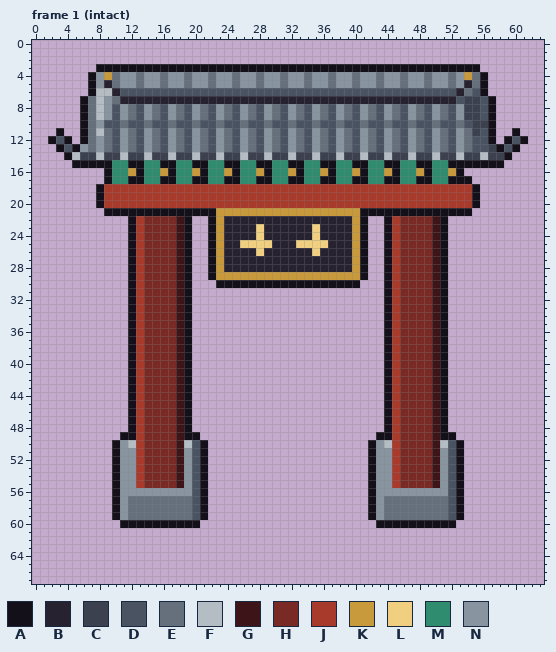
Pixel-art file, stored at art/structures/seat_gate.aseprite. Above, as it was before the edit.
64x68 pixels, 4 frames. Colours within 5 levels of each other are drawn and written as one. Shown: frame 1 (intact). The commit also changed other frames, which this record leaves out.
Palette (. is transparent): A #14101a  B #26222f  C #3c414f  D #4a5361  E #66707d  F #b4bcc4  G #3d1418  H #7a2a24  J #a83a2c  K #c99a3c  L #f0d080  M #2f8c6e  N #8994a1
Now the later version:
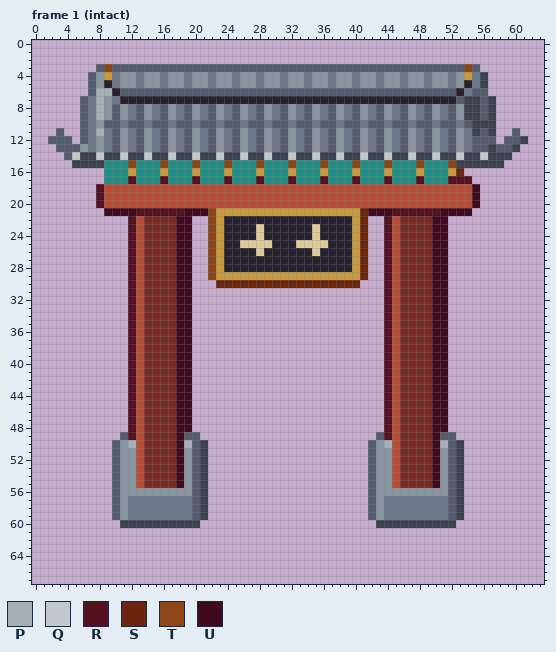
Colours new in this view: P #a5afb6  Q #c0c8cb  R #551120  S #6b250f  T #8f4619  U #400a1e
Difference:
colour D: #4a5361 -> #545b6d
colour E: #66707d -> #6c7789
colour J: #a83a2c -> #b74d37
colour L: #f0d080 -> #decb98
colour M: #2f8c6e -> #228f87
Changed rows in their new state; - is a pixel that keeps its letter.
Frame 1 (intact):
first column x 2:
 3 ------DTDDDDDDDDDDDDDDDDDDDDDDDDDDDDDDDDDDDDDDDDDDDDTD------
 4 -----D------------------------------------------------C-----
 5 -----D------------------------------------------------C-----
 6 -----DPP----------------------------------------------D-----
 7 ----D-P------------------------------------------------C----
 8 ----D-P------------------------------------------------C----
 9 ----D-P------------------------------------------------C----
10 ----D--------------------------------------------------C----
11 -D--D-P------------------------------------------------C--D-
12 D-D-D--------------------------------------------------D-D-C
13 -D-D----------------------------------------------------D-C-
14 --DQ--Q--Q--Q--Q--Q--Q--Q--Q--Q--Q--Q--Q--Q--Q--Q--Q--Q--C--
15 ---CCCCM--TM--TM--TM--TM--TM--TM--TM--TM--TM--TM--TCCCCCC---
16 -------M---M---M---M---M---M---M---M---M---M---M---S--------
17 -------M--RM--RM--RM--RM--RM--RM--RM--RM--RM--RM--RRR-------
18 ------R----------------------------------------------U------
19 ------R----------------------------------------------U------
20 ------R----------------------------------------------U------
21 -------UUUURRRRRRUUUT------------------SUUURRRRRRUUUU-------
22 ----------R-----UU--T------------------S--R-----UU----------
23 ----------R-----UU--T------------------S--R-----UU----------
24 ----------R-----UU--T------------------S--R-----UU----------
25 ----------R-----UU--T------------------S--R-----UU----------
26 ----------R-----UU--T------------------S--R-----UU----------
27 ----------R-----UU--T------------------S--R-----UU----------
28 ----------R-----UU--T------------------S--R-----UU----------
29 ----------R-----UU--T------------------S--R-----UU----------
30 ----------R-----UU---SSSSSSSSSSSSSSSSSS---R-----UU----------
31 ----------R-----UU------------------------R-----UU----------
32 ----------R-----UU------------------------R-----UU----------
33 ----------R-----UU------------------------R-----UU----------
34 ----------R-----UU------------------------R-----UU----------
35 ----------R-----UU------------------------R-----UU----------
36 ----------R-----UU------------------------R-----UU----------
37 ----------R-----UU------------------------R-----UU----------
38 ----------R-----UU------------------------R-----UU----------
39 ----------R-----UU------------------------R-----UU----------
40 ----------R-----UU------------------------R-----UU----------
41 ----------R-----UU------------------------R-----UU----------
42 ----------R-----UU------------------------R-----UU----------
43 ----------R-----UU------------------------R-----UU----------
44 ----------R-----UU------------------------R-----UU----------
45 ----------R-----UU------------------------R-----UU----------
46 ----------R-----UU------------------------R-----UU----------
47 ----------R-----UU------------------------R-----UU----------
48 ----------R-----UU------------------------R-----UU----------
49 ---------DR-----UDD----------------------DR-----UDD---------
50 --------D-P-----UP-C--------------------D-P-----UP-C--------
51 --------D-------U--C--------------------D-------U--C--------
52 --------D-------U--C--------------------D-------U--C--------
53 --------D-------U--C--------------------D-------U--C--------
54 --------D-------U--C--------------------D-------U--C--------
55 --------D-------U--C--------------------D-------U--C--------
56 --------D----------C--------------------D----------C--------
57 --------D----------C--------------------D----------C--------
58 --------D----------C--------------------D----------C--------
59 --------D----------C--------------------D----------C--------
60 ---------CCCCCCCCCC----------------------CCCCCCCCCC---------
